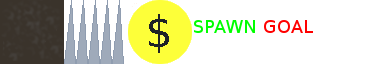
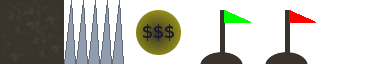
Layer changes from the first 384 x 64 image to the second:
added layer "Pasted Layer" above "Goal" over bbox(200, 10, 251, 64)
painted on "Goal" over bbox(264, 10, 316, 64)
painted on "spawn" over bbox(194, 20, 255, 33)
painted on "Coin" over bbox(128, 0, 192, 64)
painted on "Spikes" over bbox(64, 0, 124, 64)
painted on "Block" over bbox(64, 0, 72, 60)
